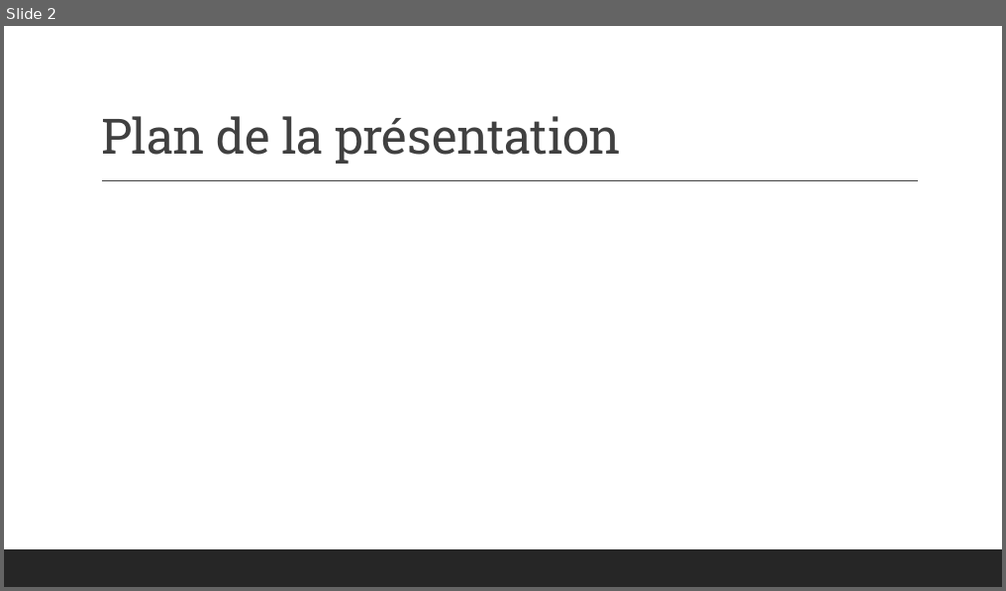
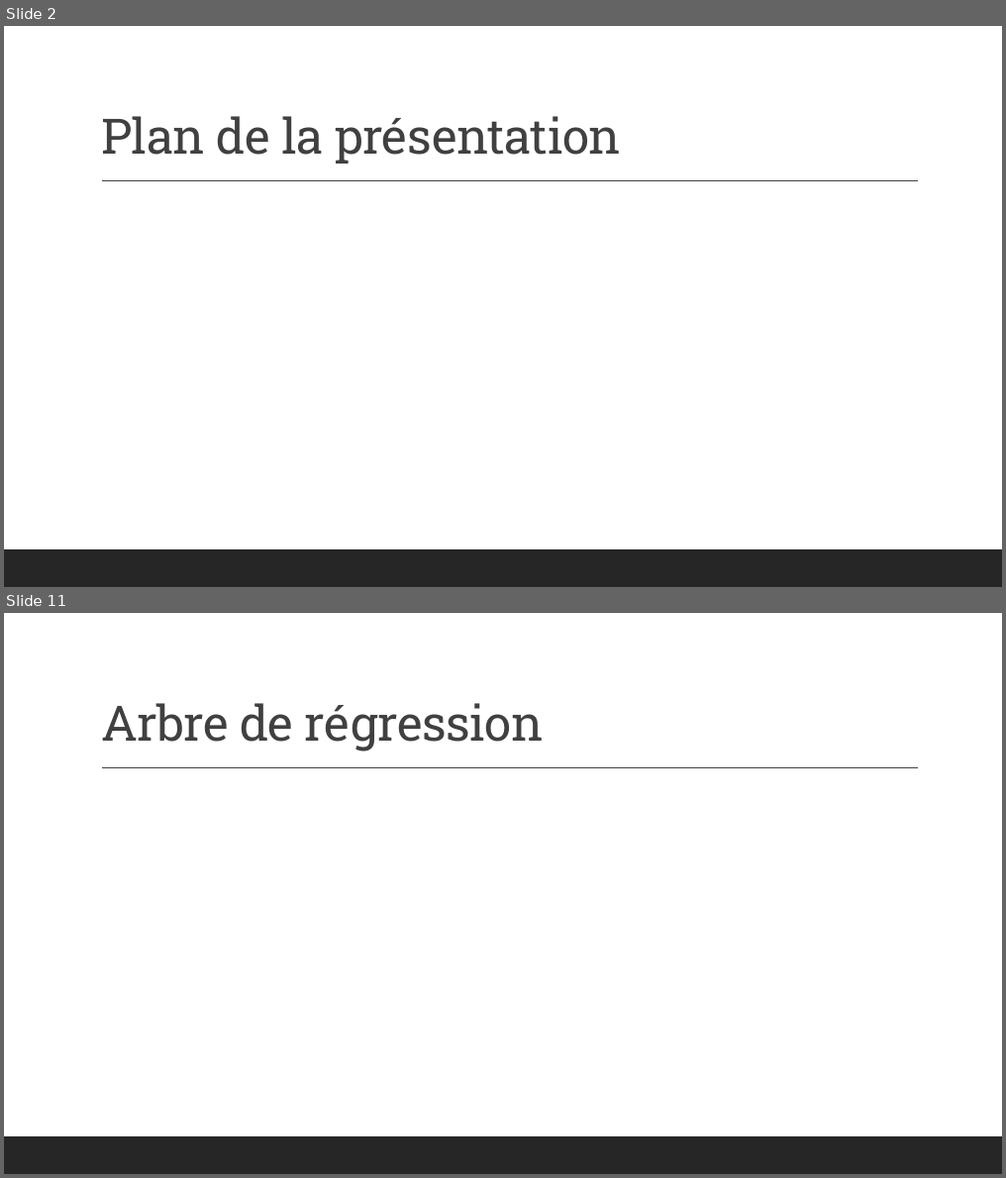
Before and after one commit to Dan-UL/PasDePlaziat, a slide deck: Final/Presentation_Equipe9.pptx. Shown one above the other, each under a label of ours: slide 2 before the commit, slides 2 and 11 after it; the slides between them are not shown. The pictures are 1006x591 and 1006x1178 pixels, drawn with LibreOffice and Linux fonts; fonts in the diff are those of the drawing. Boxes give left, top, right and bottom in pixels: in the first picture for what was removed or moved away, otherwise in the second. Text is boxed around its words. In the diff, an @@ line names an element or a change of style, - is before the commit and + after.

```diff
--- a/Final/Presentation_Equipe9.pptx
+++ b/Final/Presentation_Equipe9.pptx
@@ slide 11 added at (x1=4, y1=613, x2=1002, y2=1174), background #FFFFFF; not listed: 2 template elements that a slide beside it also shows @@
@@ title added at (x1=101, y1=703, x2=544, y2=752), 47 pt, text #404040 @@
+Arbre de régression
```
Also in this commit, not shown: 17 other slides added, 2 slides removed.
